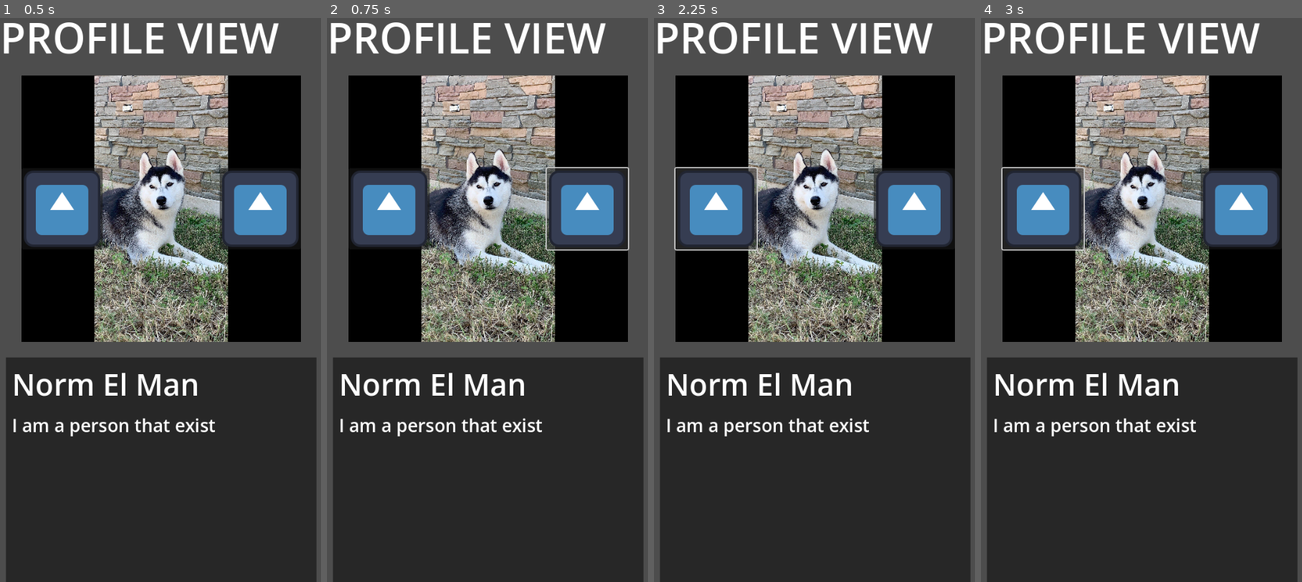
Above: before the commit, frames 1-4 (left to right).
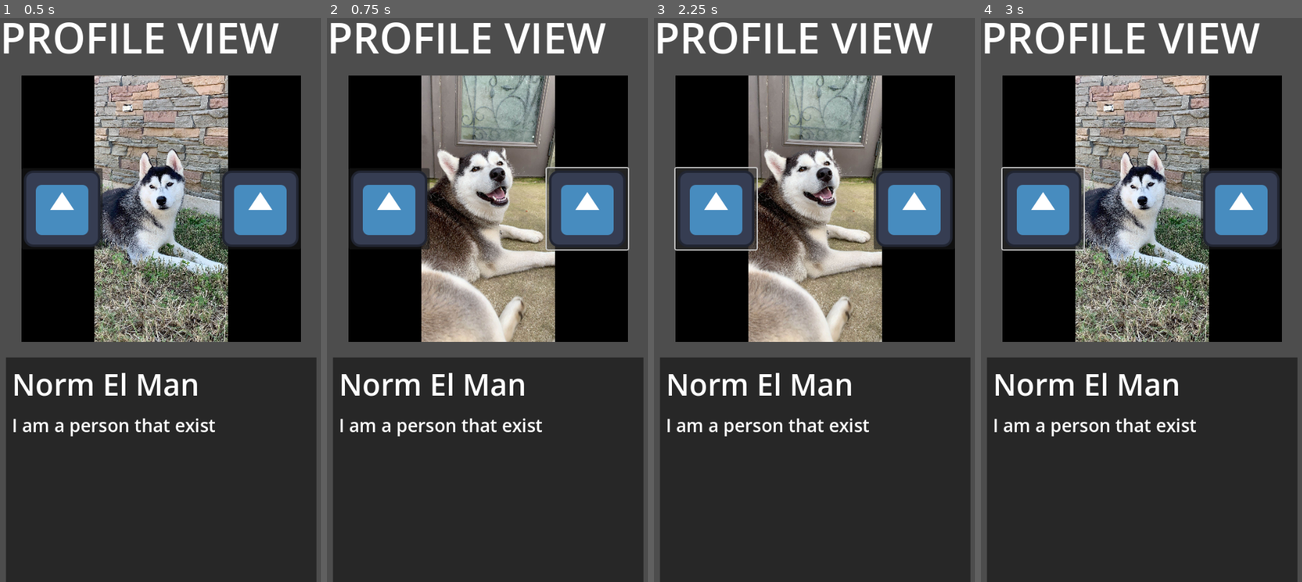
Above: after the commit, the same moments.

Repository: Wyatt5150/Dog-Tinder-Codestuff
Game: Godot game, scene res://Scenes/ProfileView.tscn
The game is run twice, just before and just after one commit, with the same random seed, the same clock (stepped at 60 frames per second) and the same inputs. The project has no main scene, so this scene is started directly. The engine's default icon, where the game draws it, is replaced by a stand-in: a white triangle on a blue panel in a dark square.
Inputs (mouse positions are in pixels of both pictures, inside the frame that each line leads up to):
- Up to frame 1 (0.5 s): no input
- Up to frame 2 (0.75 s): click (587, 209) at 0.5 s
- Up to frame 3 (2.25 s): click (914, 209) at 1.25 s; click (714, 209) at 2 s
- Up to frame 4 (3 s): click (1041, 209) at 2.75 s

Frame 1 is identical in both runs. In frame 2, 16% of the frame differs, in the area x 29-72%, y 10-58%; in frame 3, 16%; in frame 4, nothing differs.

Commit message:
profile view stuff

Diff:
--- a/Datez4Dogz/Scenes/ProfileView.tscn
+++ b/Datez4Dogz/Scenes/ProfileView.tscn
@@ -100,7 +100,7 @@
 theme_override_styles/focus = SubResource("StyleBoxEmpty_uqcmo")
 flat = true
 
-[connection signal="button_down" from="UserImageDisplay/Prev" to="." method="change_image"]
-[connection signal="button_up" from="UserImageDisplay/Next" to="." method="change_image"]
+[connection signal="button_down" from="UserImageDisplay/Prev" to="." method="change_image" binds= [-1]]
+[connection signal="button_down" from="UserImageDisplay/Next" to="." method="change_image" binds= [1]]
 [connection signal="button_down" from="About/Button" to="." method="pressed_about"]
 [connection signal="button_up" from="About/Button" to="." method="released_about"]
--- a/Datez4Dogz/Scripts/profile_view.gd
+++ b/Datez4Dogz/Scripts/profile_view.gd
@@ -14,7 +14,7 @@
 var aboutMaxY:float
 var aboutMinY:float
 
-const aboutAcc:float = 700
+const aboutAcc:float = 2500
 const verPadding:float = 10
 const horPadding:float = 10
 
@@ -134,4 +134,7 @@
 
 func released_about() -> void:
 	holdingAbout = false
+	print(aboutVel)
+	if abs(aboutVel) < 1000:
+		aboutVel = 0
 	pass
